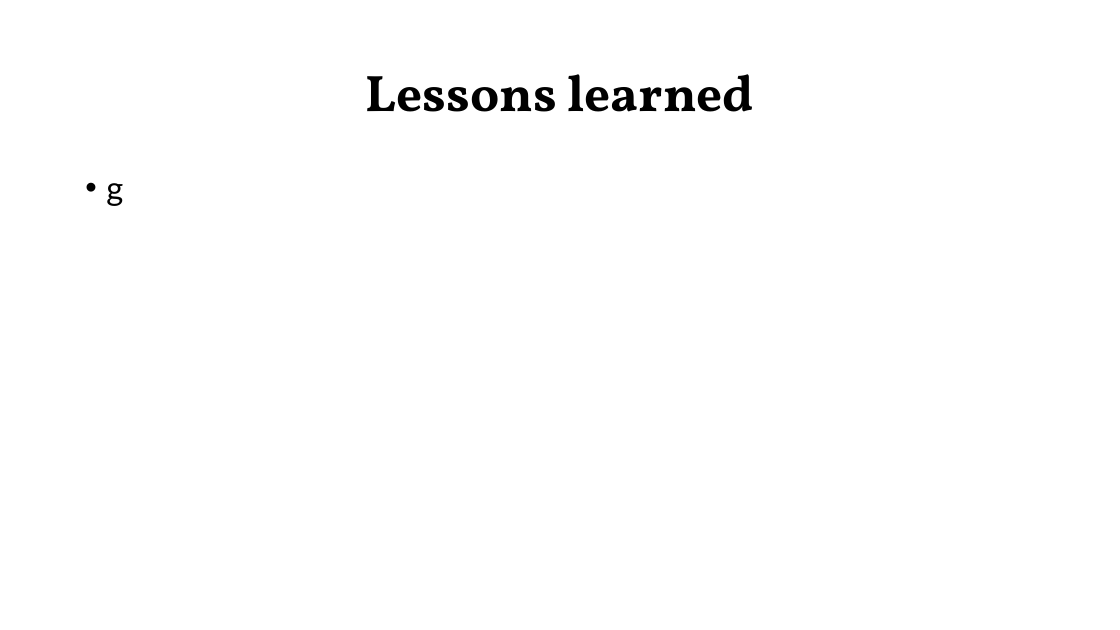
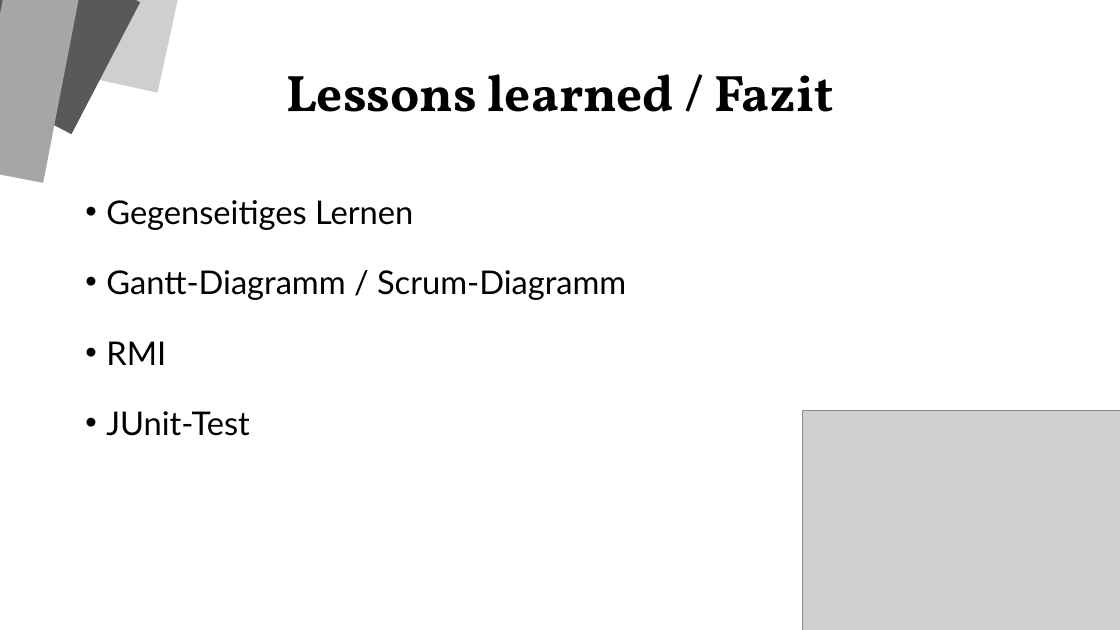
Before and after one commit to zsciaj/BBC-Java-Boomberman, a slide deck: slide 7 of Boomberman/doku/Präsentation_Bomberman_Joey_Nico.pptx (slide 5 before the commit). Drawn at 1120x630 pixels with LibreOffice and Linux fonts; fonts in the diff are those of the drawing; grey boxes stand for pictures. Boxes give left, top, right and bottom in pixels: in the first picture for what was removed or moved away, otherwise in the second. Text is boxed around its words. In the diff, an @@ line names an element or a change of style, - is before the commit and + after.

```diff
--- a/Boomberman/doku/Präsentation_Bomberman_Joey_Nico.pptx
+++ b/Boomberman/doku/Präsentation_Bomberman_Joey_Nico.pptx
@@ rectangle added at box(0, 0, 140, 134), fill #595959 @@
@@ rectangle added at box(0, 0, 80, 183), fill #A6A6A6 @@
@@ rectangle added at box(36, 0, 179, 93), fill #D0CECE @@
@@ title at box(286, 74, 833, 112): text changed @@
-Lessons learned
+Lessons learned / Fazit
@@ text at box(106, 200, 626, 436): text changed @@
-• g
+• Gegenseitiges Lernen
+• Gantt-Diagramm / Scrum-Diagramm
+• RMI
+• JUnit-Test
@@ picture added at box(802, 411, 1120, 630) @@
```
Also in this commit, not shown: 5 other slides changed, 4 slides added, 2 slides removed.
